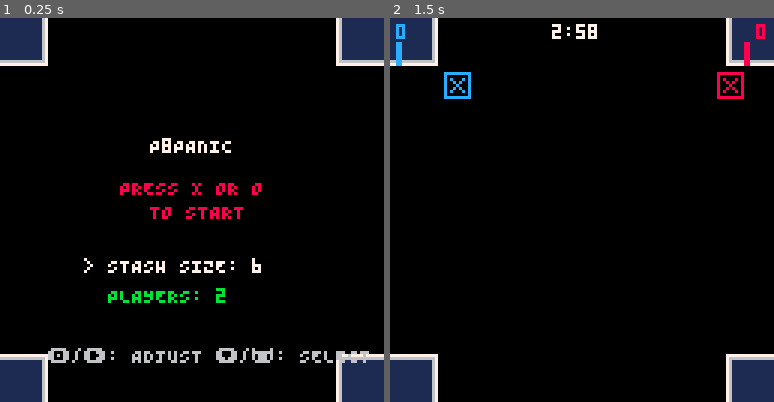
Above: before the commit, frames 1-2 (left to right).
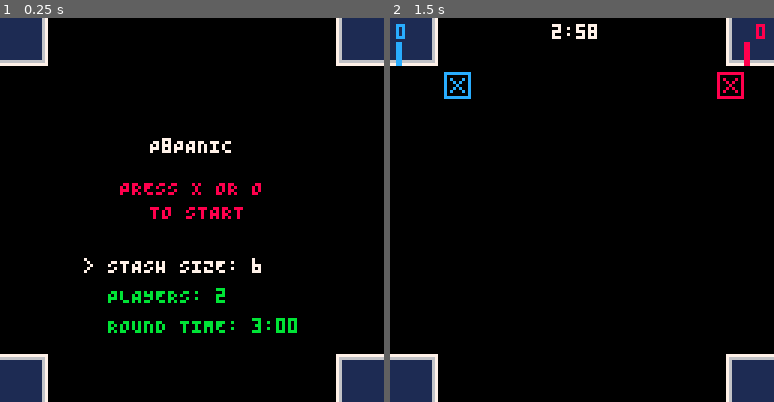
Above: after the commit, the same moments.

Repository: Arcadesys/p8panic
Game: PICO-8 cartridge p_8_panic.p8
Same seed, same stepped clock (60 frames per second), same inputs: the game is played once before the commit and once after it.
Inputs:
- Up to frame 1 (0.25 s): no input
- Up to frame 2 (1.5 s): tap X (X key) at 0.33, 1.07 s; tap O (Z key) at 0.7 s

The runs differ from the first frame. In frame 1, 1.8% of the frame differs, in the area x 12-97%, y 78-90%; in frame 2, nothing differs.

Commit message:
Add early game finish menu item and game over state handling

Diff:
--- a/p_8_panic.p8
+++ b/p_8_panic.p8
@@ -1,6 +1,18 @@
 pico-8 cartridge // http://www.pico-8.com
 version 42
 __lua__
+--init
+function finish_game_menuitem()
+  if current_game_state == GAME_STATE_PLAYING then
+    -- Final scoring and move to gameover state
+    if score_pieces then score_pieces() end
+    current_game_state = GAME_STATE_GAMEOVER
+    GAME_TIMER = 0
+    gameover_timer = 2 -- 2 seconds pause before showing scores
+  end
+end
+
+-- Register the menuitem in _init
 ---@diagnostic disable: undefined-global
 -- p8panic - A game of tactical geometry
 
@@ -28,8 +40,12 @@
 --#globals GAME_STATE_MENU GAME_STATE_PLAYING current_game_state
 --#globals GAME_TIMER GAME_TIMER_MAX
 
--- Game timer constants
-GAME_TIMER_MAX = 180 -- 180-second game rounds
+
+-- Game timer configuration
+ROUND_TIME_MIN = 120    -- 2 minutes
+ROUND_TIME_MAX = 600    -- 10 minutes
+ROUND_TIME = 180        -- Default round time (seconds)
+GAME_TIMER_MAX = ROUND_TIME
 GAME_TIMER = GAME_TIMER_MAX
 
 -- CAPTURE_RADIUS_SQUARED = 64 -- (8*8) For capture proximity check -- Already defined above
@@ -166,9 +182,10 @@
 end
 
 -- Game States
+
 GAME_STATE_MENU = 0
 GAME_STATE_PLAYING = 1
--- GAME_STATE_GAME_OVER = 2 -- Placeholder for future
+GAME_STATE_GAMEOVER = 2
 
 current_game_state = GAME_STATE_MENU -- Start in the menu
 
@@ -210,6 +228,7 @@
     player_manager.init_players(PLAYER_COUNT)
 
     init_cursors(player_manager.get_player_count()) -- Cursors are initialized on game start
+    GAME_TIMER_MAX = ROUND_TIME
     GAME_TIMER = GAME_TIMER_MAX -- Reset game timer
 
     for i=1, player_manager.get_player_count() do
@@ -229,6 +248,8 @@
 
 
 function _init()
+  -- Register Pico-8 menuitem for finishing the game
+  menuitem(1, "Finish Game", finish_game_menuitem)
   if not player_manager then
     printh("ERROR: player_manager is NIL in _init()", true) -- Debug print
   end
@@ -268,18 +289,16 @@
 end
 
 
+
 function update_menu_state()
-  -- Menu has two options: stash size and player count
-  -- Use up/down to switch between options, left/right to adjust values
-
-  -- Track which menu item is selected (1=stash size, 2=player count)
+  -- Menu has three options: stash size, player count, round time
   if not menu_selection then menu_selection = 1 end
 
   -- Navigate between menu options with up/down
   if btnp(⬆️) then
     menu_selection = max(1, menu_selection - 1)
   elseif btnp(⬇️) then
-    menu_selection = min(2, menu_selection + 1)
+    menu_selection = min(3, menu_selection + 1)
   end
 
   -- Adjust the selected option with left/right
@@ -297,6 +316,13 @@
     elseif btnp(➡️) then
       PLAYER_COUNT = min(4, PLAYER_COUNT + 1)
     end
+  elseif menu_selection == 3 then
+    -- Adjust round time
+    if btnp(⬅️) then
+      ROUND_TIME = max(ROUND_TIME_MIN, ROUND_TIME - 30)
+    elseif btnp(➡️) then
+      ROUND_TIME = min(ROUND_TIME_MAX, ROUND_TIME + 30)
+    end
   end
 
   -- Start game
@@ -328,20 +355,38 @@
   GAME_TIMER = max(0, GAME_TIMER - (1/30))
 
   -- Check for game over condition when timer runs out
-  if GAME_TIMER <= 0 then
-    -- TODO: Implement game over state transition
-    -- For now, just restart the timer
-    GAME_TIMER = GAME_TIMER_MAX
-  end
-end
+  if GAME_TIMER <= 0 and current_game_state == GAME_STATE_PLAYING then
+    -- Final scoring and move to gameover state
+    if score_pieces then score_pieces() end
+    current_game_state = GAME_STATE_GAMEOVER
+    GAME_TIMER = 0
+    gameover_timer = 2 -- 2 seconds pause before showing scores
+  end
+end
+
 
 function _update()
   if current_game_state == GAME_STATE_MENU then
     update_menu_state()
   elseif current_game_state == GAME_STATE_PLAYING then
-    update_playing_state() -- Call the playing state update function
-  end
-end
+    update_playing_state()
+  elseif current_game_state == GAME_STATE_GAMEOVER then
+    update_gameover_state()
+  end
+end
+
+function update_gameover_state()
+  -- Decrement the gameover pause timer if active
+  if gameover_timer and gameover_timer > 0 then
+    gameover_timer = max(0, gameover_timer - (1/30))
+    return
+  end
+  -- Only allow returning to menu after timer expires
+  if btnp(❎) or btnp(🅾️) then
+    go_to_state(GAME_STATE_MENU)
+  end
+end
+
 
 
 
@@ -350,19 +395,15 @@
   print("P8PANIC", 50, 40, 7)
   print("PRESS X OR O", 40, 54, 8)
   print("TO START", 50, 62, 8)
-  -- ensure menu_selection
   if not menu_selection then menu_selection = 1 end
-  -- highlight colors
   local stash_color = (menu_selection == 1) and 7 or 11
   local player_color = (menu_selection == 2) and 7 or 11
-  -- stash size option
-  print((menu_selection == 1 and ">" or " ").." STASH SIZE: "..STASH_SIZE,
-        28, 80, stash_color)
-  -- player count option
-  print((menu_selection == 2 and ">" or " ").." PLAYERS: "..PLAYER_COUNT,
-        28, 90, player_color)
-  -- controls help icons
-  print("\x8e/\x91: ADJUST \x83/\x82: SELECT", 16, 110, 6) -- controls help icons
+  local timer_color = (menu_selection == 3) and 7 or 11
+  print((menu_selection == 1 and ">" or " ").." STASH SIZE: "..STASH_SIZE, 28, 80, stash_color)
+  print((menu_selection == 2 and ">" or " ").." PLAYERS: "..PLAYER_COUNT, 28, 90, player_color)
+  local minstr = flr(ROUND_TIME/60)
+  local secstr = (ROUND_TIME%60 < 10 and "0" or "")..(ROUND_TIME%60)
+  print((menu_selection == 3 and ">" or " ").." ROUND TIME: "..minstr..":"..secstr, 28, 100, timer_color)
 end
 
 function draw_playing_state_elements()
@@ -409,14 +450,51 @@
   end
 end
 
+
+function draw_gameover_state()
+  cls(0)
+  map(0, 0, 0, 0, 16, 16, 0)
+  draw_playing_state_elements()
+  print("FINISH!", 52, 60, 7)
+  if not gameover_timer or gameover_timer <= 0 then
+    -- Sort players by score (highest first)
+    local sorted_players = {}
+    for i = 1, player_manager.get_player_count() do
+      local p = player_manager.get_player(i)
+      if p then
+        add(sorted_players, {player = p, id = i})
+      end
+    end
+    -- Sort by score descending
+    for i = 1, #sorted_players - 1 do
+      for j = i + 1, #sorted_players do
+        if sorted_players[j].player:get_score() > sorted_players[i].player:get_score() then
+          local temp = sorted_players[i]
+          sorted_players[i] = sorted_players[j]
+          sorted_players[j] = temp
+        end
+      end
+    end
+    -- Display sorted players
+    for i = 1, #sorted_players do
+      local p = sorted_players[i].player
+      local pid = sorted_players[i].id
+      local score_text = "P" .. pid .. ": " .. p:get_score()
+      print(score_text, 64 - #score_text * 2, 70 + i * 8, p:get_color())
+    end
+    print("Press X or O to return", 28, 100, 6)
+  end
+end
+
 function _draw()
   cls(0)
-  -- Draw background UI map
   map(0, 0, 0, 0, 16, 16,0)
   if current_game_state == GAME_STATE_MENU then
     draw_menu_state()
   elseif current_game_state == GAME_STATE_PLAYING then
     draw_playing_state_elements()
+  elseif current_game_state == GAME_STATE_GAMEOVER then
+    draw_gameover_state()
   end
 end
 -->8
--- a/src/0.init.lua
+++ b/src/0.init.lua
@@ -1,3 +1,14 @@
+function finish_game_menuitem()
+  if current_game_state == GAME_STATE_PLAYING then
+    -- Final scoring and move to gameover state
+    if score_pieces then score_pieces() end
+    current_game_state = GAME_STATE_GAMEOVER
+    GAME_TIMER = 0
+    gameover_timer = 2 -- 2 seconds pause before showing scores
+  end
+end
+
+-- Register the menuitem in _init
 ---@diagnostic disable: undefined-global
 -- p8panic - A game of tactical geometry
 
@@ -25,8 +36,12 @@
 --#globals GAME_STATE_MENU GAME_STATE_PLAYING current_game_state
 --#globals GAME_TIMER GAME_TIMER_MAX
 
--- Game timer constants
-GAME_TIMER_MAX = 180 -- 180-second game rounds
+
+-- Game timer configuration
+ROUND_TIME_MIN = 120    -- 2 minutes
+ROUND_TIME_MAX = 600    -- 10 minutes
+ROUND_TIME = 180        -- Default round time (seconds)
+GAME_TIMER_MAX = ROUND_TIME
 GAME_TIMER = GAME_TIMER_MAX
 
 -- CAPTURE_RADIUS_SQUARED = 64 -- (8*8) For capture proximity check -- Already defined above
@@ -163,9 +178,10 @@
 end
 
 -- Game States
+
 GAME_STATE_MENU = 0
 GAME_STATE_PLAYING = 1
--- GAME_STATE_GAME_OVER = 2 -- Placeholder for future
+GAME_STATE_GAMEOVER = 2
 
 current_game_state = GAME_STATE_MENU -- Start in the menu
 
@@ -196,6 +212,7 @@
   end
 end
 
+
 function go_to_state(new_state)
   if new_state == GAME_STATE_PLAYING and current_game_state ~= GAME_STATE_PLAYING then
     local current_game_stash_size = STASH_SIZE -- Capture STASH_SIZE once for this game start
@@ -207,6 +224,7 @@
     player_manager.init_players(PLAYER_COUNT)
 
     init_cursors(player_manager.get_player_count()) -- Cursors are initialized on game start
+    GAME_TIMER_MAX = ROUND_TIME
     GAME_TIMER = GAME_TIMER_MAX -- Reset game timer
 
     for i=1, player_manager.get_player_count() do
@@ -226,6 +244,8 @@
 
 
 function _init()
+  -- Register Pico-8 menuitem for finishing the game
+  menuitem(1, "Finish Game", finish_game_menuitem)
   if not player_manager then
     printh("ERROR: player_manager is NIL in _init()", true) -- Debug print
   end
@@ -265,18 +285,16 @@
 end
 
 
+
 function update_menu_state()
-  -- Menu has two options: stash size and player count
-  -- Use up/down to switch between options, left/right to adjust values
-
-  -- Track which menu item is selected (1=stash size, 2=player count)
+  -- Menu has three options: stash size, player count, round time
   if not menu_selection then menu_selection = 1 end
 
   -- Navigate between menu options with up/down
   if btnp(⬆️) then
     menu_selection = max(1, menu_selection - 1)
   elseif btnp(⬇️) then
-    menu_selection = min(2, menu_selection + 1)
+    menu_selection = min(3, menu_selection + 1)
   end
 
   -- Adjust the selected option with left/right
@@ -294,6 +312,13 @@
     elseif btnp(➡️) then
       PLAYER_COUNT = min(4, PLAYER_COUNT + 1)
     end
+  elseif menu_selection == 3 then
+    -- Adjust round time
+    if btnp(⬅️) then
+      ROUND_TIME = max(ROUND_TIME_MIN, ROUND_TIME - 30)
+    elseif btnp(➡️) then
+      ROUND_TIME = min(ROUND_TIME_MAX, ROUND_TIME + 30)
+    end
   end
 
   -- Start game
@@ -301,6 +326,7 @@
     go_to_state(GAME_STATE_PLAYING)
   end
 end
+
 
 function update_playing_state()
   -- Update game controls
@@ -325,20 +351,38 @@
   GAME_TIMER = max(0, GAME_TIMER - (1/30))
 
   -- Check for game over condition when timer runs out
-  if GAME_TIMER <= 0 then
-    -- TODO: Implement game over state transition
-    -- For now, just restart the timer
-    GAME_TIMER = GAME_TIMER_MAX
-  end
-end
+  if GAME_TIMER <= 0 and current_game_state == GAME_STATE_PLAYING then
+    -- Final scoring and move to gameover state
+    if score_pieces then score_pieces() end
+    current_game_state = GAME_STATE_GAMEOVER
+    GAME_TIMER = 0
+    gameover_timer = 2 -- 2 seconds pause before showing scores
+  end
+end
+
 
 function _update()
   if current_game_state == GAME_STATE_MENU then
     update_menu_state()
   elseif current_game_state == GAME_STATE_PLAYING then
-    update_playing_state() -- Call the playing state update function
-  end
-end
+    update_playing_state()
+  elseif current_game_state == GAME_STATE_GAMEOVER then
+    update_gameover_state()
+  end
+end
+
+function update_gameover_state()
+  -- Decrement the gameover pause timer if active
+  if gameover_timer and gameover_timer > 0 then
+    gameover_timer = max(0, gameover_timer - (1/30))
+    return
+  end
+  -- Only allow returning to menu after timer expires
+  if btnp(❎) or btnp(🅾️) then
+    go_to_state(GAME_STATE_MENU)
+  end
+end
+
 
 
 
@@ -347,19 +391,15 @@
   print("P8PANIC", 50, 40, 7)
   print("PRESS X OR O", 40, 54, 8)
   print("TO START", 50, 62, 8)
-  -- ensure menu_selection
   if not menu_selection then menu_selection = 1 end
-  -- highlight colors
   local stash_color = (menu_selection == 1) and 7 or 11
   local player_color = (menu_selection == 2) and 7 or 11
-  -- stash size option
-  print((menu_selection == 1 and ">" or " ").." STASH SIZE: "..STASH_SIZE,
-        28, 80, stash_color)
-  -- player count option
-  print((menu_selection == 2 and ">" or " ").." PLAYERS: "..PLAYER_COUNT,
-        28, 90, player_color)
-  -- controls help icons
-  print("\x8e/\x91: ADJUST \x83/\x82: SELECT", 16, 110, 6) -- controls help icons
+  local timer_color = (menu_selection == 3) and 7 or 11
+  print((menu_selection == 1 and ">" or " ").." STASH SIZE: "..STASH_SIZE, 28, 80, stash_color)
+  print((menu_selection == 2 and ">" or " ").." PLAYERS: "..PLAYER_COUNT, 28, 90, player_color)
+  local minstr = flr(ROUND_TIME/60)
+  local secstr = (ROUND_TIME%60 < 10 and "0" or "")..(ROUND_TIME%60)
+  print((menu_selection == 3 and ">" or " ").." ROUND TIME: "..minstr..":"..secstr, 28, 100, timer_color)
 end
 
 function draw_playing_state_elements()
@@ -406,13 +446,50 @@
   end
 end
 
+
+function draw_gameover_state()
+  cls(0)
+  map(0, 0, 0, 0, 16, 16, 0)
+  draw_playing_state_elements()
+  print("FINISH!", 52, 60, 7)
+  if not gameover_timer or gameover_timer <= 0 then
+    -- Sort players by score (highest first)
+    local sorted_players = {}
+    for i = 1, player_manager.get_player_count() do
+      local p = player_manager.get_player(i)
+      if p then
+        add(sorted_players, {player = p, id = i})
+      end
+    end
+    -- Sort by score descending
+    for i = 1, #sorted_players - 1 do
+      for j = i + 1, #sorted_players do
+        if sorted_players[j].player:get_score() > sorted_players[i].player:get_score() then
+          local temp = sorted_players[i]
+          sorted_players[i] = sorted_players[j]
+          sorted_players[j] = temp
+        end
+      end
+    end
+    -- Display sorted players
+    for i = 1, #sorted_players do
+      local p = sorted_players[i].player
+      local pid = sorted_players[i].id
+      local score_text = "P" .. pid .. ": " .. p:get_score()
+      print(score_text, 64 - #score_text * 2, 70 + i * 8, p:get_color())
+    end
+    print("Press X or O to return", 28, 100, 6)
+  end
+end
+
 function _draw()
   cls(0)
-  -- Draw background UI map
   map(0, 0, 0, 0, 16, 16,0)
   if current_game_state == GAME_STATE_MENU then
     draw_menu_state()
   elseif current_game_state == GAME_STATE_PLAYING then
     draw_playing_state_elements()
-  end
-end
+  elseif current_game_state == GAME_STATE_GAMEOVER then
+    draw_gameover_state()
+  end
+end
